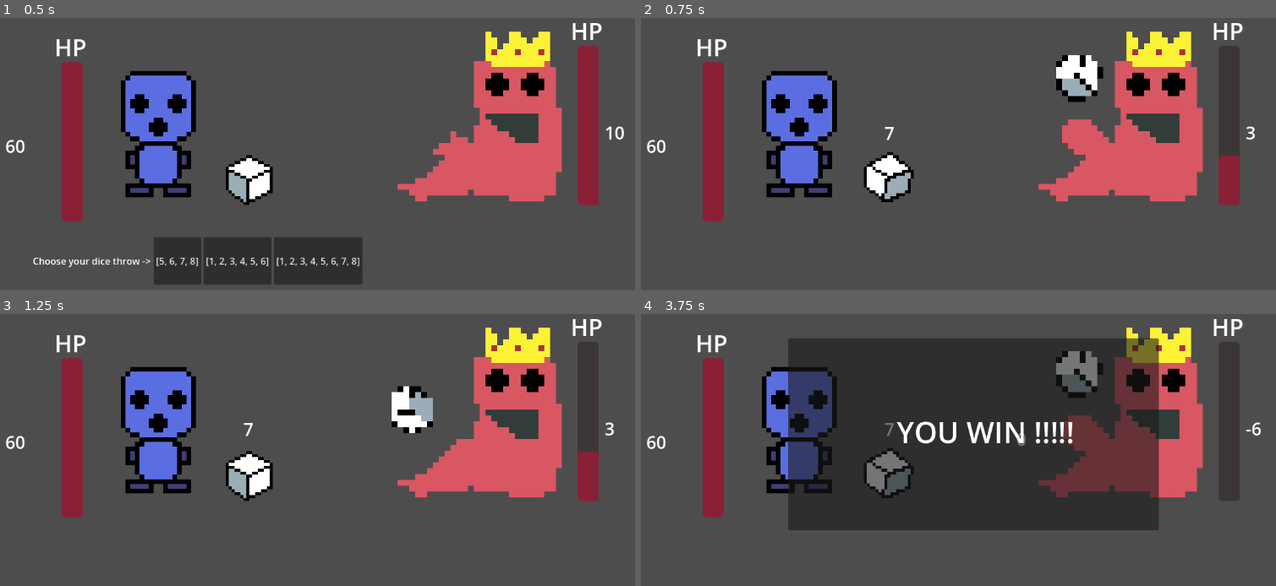
Above: before the commit, frames 1-4 (two rows, left to right).
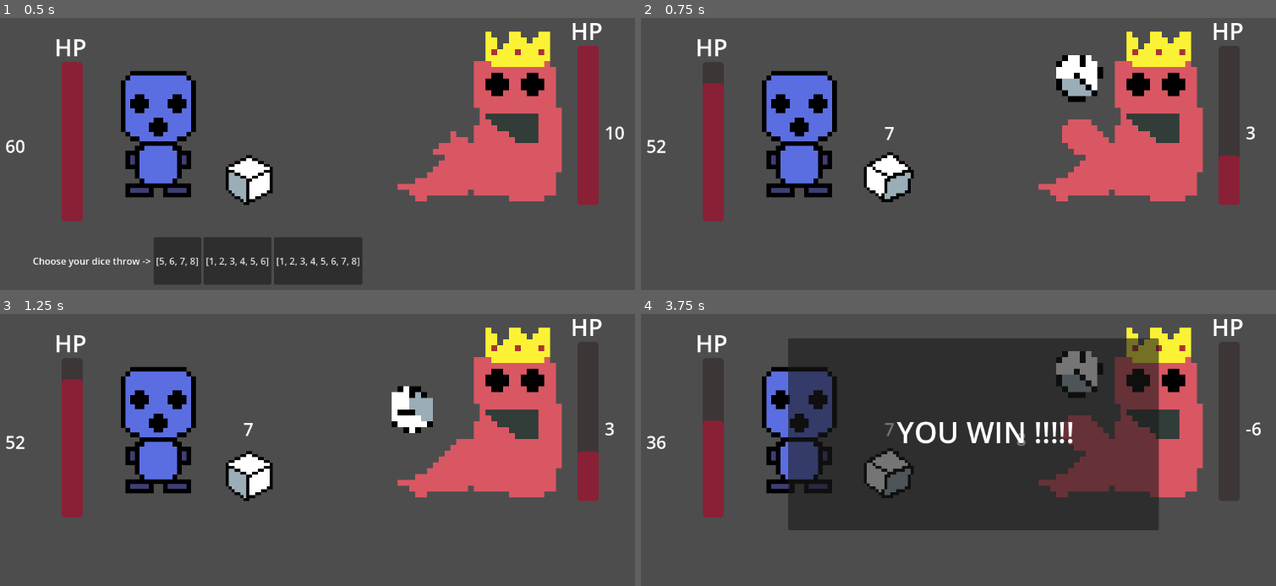
Above: after the commit, the same moments.

Repository: icvara/IMPROGAMEJAM2
Game: Godot game, scene res://Scenes/fightfinal_scene.tscn
Two runs of this game, one before a commit and one after it. Both use one fixed random seed, a clock stepped at 60 frames per second and the inputs below. This scene is started directly instead of the project's main scene.
Inputs:
- Up to frame 1 (0.5 s): no input
- Up to frame 2 (0.75 s): click "[5, 6, 7, 8]" at 0.5 s
- Up to frame 3 (1.25 s): no input
- Up to frame 4 (3.75 s): click "[1, 2, 3, 4, 5, 6]" at 2 s; tap Enter at 2.75 s; click "[1, 2, 3, 4, 5, 6, 7, 8]" at 3.5 s

Frame 1 is identical in both runs. In frame 2, 0.3% of the frame differs, in the area x 0-14%, y 16-50%; in frame 3, 0.3%; in frame 4, 0.8%, in the area x 0-61%, y 16-50%.

Commit message:
more boss

Diff:
--- a/impro_gamejam_2/Scripts/monster_1.gd
+++ b/impro_gamejam_2/Scripts/monster_1.gd
@@ -6,7 +6,7 @@
 func attack(player):
 	pass
 	$AnimatedSprite2D.play("attack")
-	value_dmg = [0,2,2,4].pick_random()
+	value_dmg = [8,4,0,4].pick_random()
 	Save.Health -= value_dmg
 
 	await get_tree().create_timer(1.8).timeout
